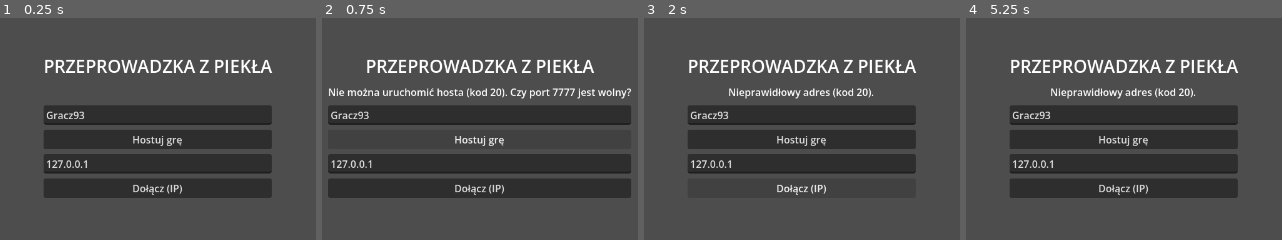
Above: before the commit, frames 1-4 (left to right).
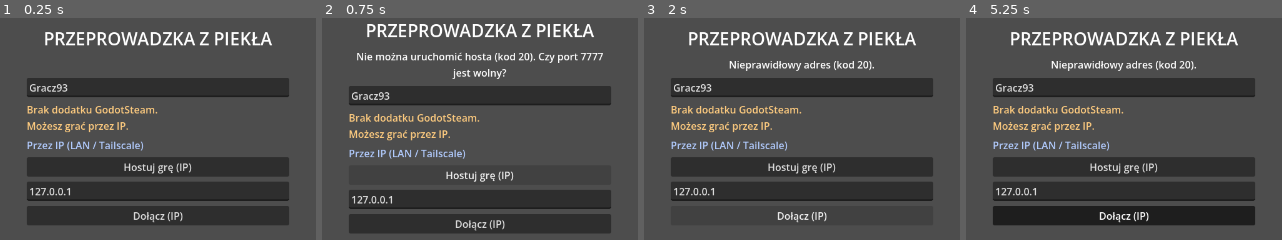
Above: after the commit, the same moments.

Repository: DeKinght/twoguysonecouch
Game: Godot game, scene res://ui/main_menu.tscn
The game is run twice, just before and just after one commit, with the same random seed, the same clock (stepped at 60 frames per second) and the same inputs.
Inputs (mouse positions are in pixels of both pictures, inside the frame that each line leads up to):
- Up to frame 1 (0.25 s): no input
- Up to frame 2 (0.75 s): click "Hostuj grę" (after the commit: "Hostuj grę (IP)") at 0.5 s
- Up to frame 3 (2 s): click "Dołącz (IP)" at 1.25 s
- Up to frame 4 (5.25 s): click "Dołącz (IP)" at 2 s; tap Enter at 2.75, 4.25 s; move the mouse to (outside the picture) at 2.77 s; hold D (move_right) 2.78-3.53 s; hold Ctrl (crouch) 2.78-3.53 s; click (outside the picture) at 2.92 s; tap Space (jump) at 3.02, 3.5, 3.77, 5 s; move the mouse to (outside the picture) at 3.52 s; hold S (move_back) 3.53-4.28 s; click (outside the picture) at 3.6 s; move the mouse to (1203, 26) at 4.27 s; hold D (move_right) 4.28-5.03 s; tap B (shove) at 4.35 s; move the mouse to (1082, 215) at 5.02 s; hold W (move_forward) from 5.03 s (still down); tap Shift (sprint) at 5.1 s; click (1082, 215) at 5.17 s

The runs differ from the first frame. In frame 1, 37% of the frame differs, in the area x 8-92%, y 6-94%; in frame 2, 42%, in the area x 1-98%, y 2-97%; in frame 3, 30%; in frame 4, 38%.

Commit message:
Add Steam multiplayer transport (GodotSteam + SteamMultiplayerPeer)
- Net: Steam init (test App ID 480), lobby create/join/list, Steam peer
  alongside ENet; falls back to IP when Steam is unavailable
- Menu: Steam host/join (list, by ID, invite) next to IP join
- Addons are git-ignored (large binaries); download them separately

Co-Authored-By: Claude Sonnet 5.5 <noreply@anthropic.com>

Diff:
--- a/scripts/net/net.gd
+++ b/scripts/net/net.gd
@@ -1,14 +1,17 @@
 extends Node
-## Autoload "Net": połączenie ENet (host-klient), lista graczy w lobby, start gry.
+## Autoload "Net": połączenie (ENet po IP LUB Steam), lobby, lista graczy, start gry.
 ##
-## Cała reszta gry pyta o sieć przez ten węzeł i przez wbudowane `multiplayer`.
-## Przy późniejszym dodaniu GodotSteam wymienia się tylko host_game()/join_game()
-## (inny MultiplayerPeer) - reszta kodu zostaje bez zmian.
+## Reszta gry zna tylko wbudowane `multiplayer` - transport jest wymienny.
+## Steam: lobby tworzy/znajduje GodotSteam, a właściwe połączenie (RPC, spawner,
+## synchronizatory) niesie SteamMultiplayerPeer. Do GodotSteam odwołujemy się
+## dynamicznie (Engine.get_singleton), więc gra działa też, gdy Steam jest niedostępny.
 
 signal player_list_changed
 signal connected                  ## klient połączył się z hostem
 signal connection_failed
 signal disconnected_from_host
+signal lobby_ready                ## host Steam utworzył lobby
+signal lobby_list_received(lobbies: Array)  ## [{id, name, members}]
 signal peer_left(peer_id: int)    ## tylko host
 signal peer_ready(peer_id: int)   ## tylko host: peer wczytał poziom
 signal all_ready                  ## tylko host: wszyscy wczytali poziom
@@ -17,6 +20,18 @@
 const MAX_PLAYERS: int = 3
 const MENU_SCENE: String = "res://ui/main_menu.tscn"
 const LEVEL_SCENE: String = "res://scenes/levels/block.tscn"
+
+## 480 = publiczny testowy App ID Valve ("Spacewar"). Do testów bez wydawania gry.
+const STEAM_APP_ID: int = 480
+## Znacznik w danych lobby - odfiltrowuje lobby innych gier na tym samym App ID.
+const LOBBY_TAG: String = "przeprowadzka-z-piekla-v1"
+
+# Stałe Steama (liczby, bo odwołujemy się do singletona dynamicznie).
+const LOBBY_TYPE_PUBLIC: int = 2
+const LOBBY_COMPARISON_EQUAL: int = 0
+const LOBBY_DISTANCE_WORLDWIDE: int = 3
+const ENTER_RESPONSE_SUCCESS: int = 1
+const RESULT_OK: int = 1
 
 ## Blokuje sterowanie (np. gdy widać ekran podsumowania).
 var input_locked: bool = false
@@ -29,7 +44,14 @@
 var game_started: bool = false
 var ready_peers: Array[int] = []
 
+## Steam
+var steam: Object = null          ## singleton GodotSteam albo null
+var steam_ready: bool = false
+var steam_status: String = ""     ## powód niedostępności Steama (do pokazania w menu)
+var lobby_id: int = 0
+
 var _all_ready_emitted: bool = false
+var _joining_lobby: bool = false
 
 
 func _ready() -> void:
@@ -38,9 +60,43 @@
 	multiplayer.connected_to_server.connect(_on_connected_to_server)
 	multiplayer.connection_failed.connect(_on_connection_failed)
 	multiplayer.server_disconnected.connect(_on_server_disconnected)
-
-
-# --- Łączenie -----------------------------------------------------------------
+	_init_steam()
+
+
+func _process(_delta: float) -> void:
+	if steam != null:
+		steam.run_callbacks()
+
+
+# --- Steam: start -------------------------------------------------------------------
+
+func _init_steam() -> void:
+	if not Engine.has_singleton("Steam"):
+		steam_status = "Brak dodatku GodotSteam."
+		return
+	if not ClassDB.class_exists("SteamMultiplayerPeer"):
+		steam_status = "Brak dodatku SteamMultiplayerPeer (zrestartuj edytor)."
+		return
+
+	OS.set_environment("SteamAppId", str(STEAM_APP_ID))
+	OS.set_environment("SteamGameId", str(STEAM_APP_ID))
+	var api: Object = Engine.get_singleton("Steam")
+	var result: Dictionary = api.steamInitEx()
+	if int(result.get("status", 1)) != 0:
+		steam_status = "Steam niedostępny: %s" % str(result.get("verbal", "nieznany błąd"))
+		return
+
+	steam = api
+	steam_ready = true
+	local_name = str(steam.getPersonaName())
+	steam.connect("lobby_created", _on_lobby_created)
+	steam.connect("lobby_joined", _on_lobby_joined)
+	steam.connect("lobby_match_list", _on_lobby_match_list)
+	steam.connect("join_requested", _on_join_requested)
+	steam.initRelayNetworkAccess()
+
+
+# --- Łączenie: ENet po IP -------------------------------------------------------------
 
 func host_game(port: int = DEFAULT_PORT) -> Error:
 	var peer := ENetMultiplayerPeer.new()
@@ -62,10 +118,109 @@
 	return OK
 
 
+# --- Łączenie: Steam ------------------------------------------------------------------
+
+## Host: tworzy lobby Steam; dalej zajmuje się nim _on_lobby_created.
+func host_game_steam() -> bool:
+	if not steam_ready:
+		return false
+	steam.createLobby(LOBBY_TYPE_PUBLIC, MAX_PLAYERS)
+	return true
+
+
+## Klient: dołącza do lobby; dalej zajmuje się nim _on_lobby_joined.
+func join_lobby(id: int) -> bool:
+	if not steam_ready or id <= 0:
+		return false
+	_joining_lobby = true
+	steam.joinLobby(id)
+	return true
+
+
+func request_lobby_list() -> void:
+	if not steam_ready:
+		return
+	steam.addRequestLobbyListStringFilter("game", LOBBY_TAG, LOBBY_COMPARISON_EQUAL)
+	steam.addRequestLobbyListDistanceFilter(LOBBY_DISTANCE_WORLDWIDE)
+	steam.requestLobbyList()
+
+
+## Otwiera nakładkę Steam z zaproszeniem znajomych (nie działa przy uruchomieniu z edytora).
+func invite_friends() -> void:
+	if steam_ready and lobby_id != 0:
+		steam.activateGameOverlayInviteDialog(lobby_id)
+
+
+func _on_lobby_created(result: int, new_lobby_id: int) -> void:
+	if result != RESULT_OK:
+		status_message = "Nie udało się utworzyć lobby Steam (kod %d)." % result
+		connection_failed.emit()
+		return
+	lobby_id = new_lobby_id
+	steam.setLobbyJoinable(lobby_id, true)
+	steam.setLobbyData(lobby_id, "game", LOBBY_TAG)
+	steam.setLobbyData(lobby_id, "host_name", local_name)
+
+	var peer: MultiplayerPeer = ClassDB.instantiate("SteamMultiplayerPeer")
+	var err: Error = peer.create_host(0)
+	if err != OK:
+		steam.leaveLobby(lobby_id)
+		lobby_id = 0
+		status_message = "Nie udało się uruchomić hosta Steam (kod %d)." % err
+		connection_failed.emit()
+		return
+	multiplayer.multiplayer_peer = peer
+	names = {1: local_name}
+	player_list_changed.emit()
+	lobby_ready.emit()
+
+
+func _on_lobby_joined(joined_lobby_id: int, _permissions: int, _locked: bool, response: int) -> void:
+	if not _joining_lobby:
+		return  # to samo zdarzenie dostaje host po utworzeniu lobby
+	_joining_lobby = false
+	if response != ENTER_RESPONSE_SUCCESS:
+		status_message = "Nie udało się dołączyć do lobby (kod %d)." % response
+		connection_failed.emit()
+		return
+	lobby_id = joined_lobby_id
+	var host_steam_id: int = int(steam.getLobbyOwner(joined_lobby_id))
+	var peer: MultiplayerPeer = ClassDB.instantiate("SteamMultiplayerPeer")
+	var err: Error = peer.create_client(host_steam_id, 0)
+	if err != OK:
+		steam.leaveLobby(lobby_id)
+		lobby_id = 0
+		status_message = "Nie udało się połączyć z hostem Steam (kod %d)." % err
+		connection_failed.emit()
+		return
+	multiplayer.multiplayer_peer = peer  # dalej: connected_to_server -> rejestracja nazwy
+
+
+func _on_lobby_match_list(lobbies: Array) -> void:
+	var list: Array = []
+	for id in lobbies:
+		list.append({
+			"id": int(id),
+			"name": str(steam.getLobbyData(id, "host_name")),
+			"members": int(steam.getNumLobbyMembers(id)),
+		})
+	lobby_list_received.emit(list)
+
+
+## Znajomy kliknął "Dołącz do gry" w nakładce Steam.
+func _on_join_requested(requested_lobby_id: int, _friend_steam_id: int) -> void:
+	if multiplayer.multiplayer_peer is OfflineMultiplayerPeer:
+		join_lobby(requested_lobby_id)
+
+
 func leave() -> void:
 	if multiplayer.multiplayer_peer != null:
 		multiplayer.multiplayer_peer.close()
 	multiplayer.multiplayer_peer = OfflineMultiplayerPeer.new()
+	if steam != null and lobby_id != 0:
+		steam.leaveLobby(lobby_id)
+	lobby_id = 0
+	_joining_lobby = false
 	names.clear()
 	players.clear()
 	ready_peers.clear()
@@ -77,7 +232,7 @@
 	return names.get(peer_id, "Gracz %d" % peer_id)
 
 
-# --- Rejestr postaci ----------------------------------------------------------
+# --- Rejestr postaci ----------------------------------------------------------------
 
 func register_player(player: Node) -> void:
 	players[player.get_multiplayer_authority()] = player
@@ -93,12 +248,14 @@
 	return players.get(peer_id) as Player
 
 
-# --- Start gry ----------------------------------------------------------------
+# --- Start gry ----------------------------------------------------------------------
 
 ## Tylko host.
 func start_game() -> void:
 	if not multiplayer.is_server() or game_started:
 		return
+	if steam != null and lobby_id != 0:
+		steam.setLobbyJoinable(lobby_id, false)  # nikt nowy nie dołączy w trakcie gry
 	_rpc_load_level.rpc()
 
 
@@ -120,6 +277,8 @@
 ## Tylko host: wszyscy wracają do lobby (połączenie zostaje).
 func return_to_lobby() -> void:
 	if multiplayer.is_server():
+		if steam != null and lobby_id != 0:
+			steam.setLobbyJoinable(lobby_id, true)
 		_rpc_back_to_lobby.rpc()
 
 
@@ -154,7 +313,7 @@
 		all_ready.emit()
 
 
-# --- Lista graczy -------------------------------------------------------------
+# --- Lista graczy -------------------------------------------------------------------
 
 @rpc("any_peer", "call_remote", "reliable")
 func _rpc_register_name(player_name: String) -> void:
@@ -170,7 +329,7 @@
 	player_list_changed.emit()
 
 
-# --- Zdarzenia sieci ----------------------------------------------------------
+# --- Zdarzenia sieci ----------------------------------------------------------------
 
 func _on_peer_connected(id: int) -> void:
 	if multiplayer.is_server() and game_started:
--- a/ui/main_menu.gd
+++ b/ui/main_menu.gd
@@ -1,15 +1,20 @@
 extends Control
-## Menu: Host / Join (IP) -> lobby z listą graczy -> Start (tylko host).
+## Menu: Host / Join (Steam albo IP) -> lobby z listą graczy -> Start (tylko host).
 ## Interfejs budowany w kodzie.
 
 var _name_edit: LineEdit
 var _ip_edit: LineEdit
+var _lobby_id_edit: LineEdit
+var _lobby_list: ItemList
+var _lobby_ids: Array[int] = []
 var _status: Label
 var _main_box: VBoxContainer
 var _lobby_box: VBoxContainer
 var _players_label: Label
 var _start_button: Button
 var _wait_label: Label
+var _steam_box: HBoxContainer
+var _lobby_code_label: Label
 
 
 func _ready() -> void:
@@ -21,7 +26,7 @@
 	add_child(center)
 
 	var root := VBoxContainer.new()
-	root.custom_minimum_size = Vector2(360, 0)
+	root.custom_minimum_size = Vector2(420, 0)
 	root.add_theme_constant_override("separation", 10)
 	center.add_child(root)
 
@@ -33,6 +38,7 @@
 
 	_status = Label.new()
 	_status.horizontal_alignment = HORIZONTAL_ALIGNMENT_CENTER
+	_status.autowrap_mode = TextServer.AUTOWRAP_WORD_SMART
 	root.add_child(_status)
 
 	_build_main_box(root)
@@ -40,7 +46,9 @@
 
 	Net.player_list_changed.connect(_refresh_lobby)
 	Net.connected.connect(_show_lobby)
+	Net.lobby_ready.connect(_show_lobby)
 	Net.connection_failed.connect(_on_connection_failed)
+	Net.lobby_list_received.connect(_fill_lobby_list)
 
 	_status.text = Net.status_message
 	Net.status_message = ""
@@ -49,6 +57,8 @@
 	# Powrót z gry: połączenie nadal trwa, więc od razu pokazujemy lobby.
 	if not (multiplayer.multiplayer_peer is OfflineMultiplayerPeer):
 		_show_lobby()
+	elif Net.steam_ready:
+		Net.request_lobby_list()
 
 
 func _build_main_box(parent: Control) -> void:
@@ -58,11 +68,55 @@
 
 	_name_edit = LineEdit.new()
 	_name_edit.placeholder_text = "Twoja nazwa"
-	_name_edit.text = "Gracz%d" % randi_range(1, 99)
+	_name_edit.text = Net.local_name if Net.steam_ready else "Gracz%d" % randi_range(1, 99)
 	_main_box.add_child(_name_edit)
 
+	# --- Steam ---
+	if Net.steam_ready:
+		_main_box.add_child(_heading("Steam"))
+		var host_steam := Button.new()
+		host_steam.text = "Hostuj grę (Steam)"
+		host_steam.pressed.connect(_on_host_steam_pressed)
+		_main_box.add_child(host_steam)
+
+		_lobby_list = ItemList.new()
+		_lobby_list.custom_minimum_size = Vector2(0, 90)
+		_lobby_list.item_activated.connect(func(_i: int) -> void: _on_join_selected_pressed())
+		_main_box.add_child(_lobby_list)
+
+		var row := HBoxContainer.new()
+		_main_box.add_child(row)
+		var refresh := Button.new()
+		refresh.text = "Odśwież listę"
+		refresh.pressed.connect(func() -> void: Net.request_lobby_list())
+		row.add_child(refresh)
+		var join_selected := Button.new()
+		join_selected.text = "Dołącz do wybranego"
+		join_selected.size_flags_horizontal = Control.SIZE_EXPAND_FILL
+		join_selected.pressed.connect(_on_join_selected_pressed)
+		row.add_child(join_selected)
+
+		var id_row := HBoxContainer.new()
+		_main_box.add_child(id_row)
+		_lobby_id_edit = LineEdit.new()
+		_lobby_id_edit.placeholder_text = "ID lobby od znajomego"
+		_lobby_id_edit.size_flags_horizontal = Control.SIZE_EXPAND_FILL
+		id_row.add_child(_lobby_id_edit)
+		var join_id := Button.new()
+		join_id.text = "Dołącz po ID"
+		join_id.pressed.connect(_on_join_by_id_pressed)
+		id_row.add_child(join_id)
+	else:
+		var info := Label.new()
+		info.text = Net.steam_status + "\nMożesz grać przez IP."
+		info.modulate = Color(1.0, 0.8, 0.5)
+		info.autowrap_mode = TextServer.AUTOWRAP_WORD_SMART
+		_main_box.add_child(info)
+
+	# --- IP ---
+	_main_box.add_child(_heading("Przez IP (LAN / Tailscale)"))
 	var host_button := Button.new()
-	host_button.text = "Hostuj grę"
+	host_button.text = "Hostuj grę (IP)"
 	host_button.pressed.connect(_on_host_pressed)
 	_main_box.add_child(host_button)
 
@@ -90,6 +144,21 @@
 	_players_label = Label.new()
 	_lobby_box.add_child(_players_label)
 
+	# Steam: ID lobby do przekazania znajomym + zaproszenia.
+	_steam_box = HBoxContainer.new()
+	_lobby_box.add_child(_steam_box)
+	_lobby_code_label = Label.new()
+	_lobby_code_label.size_flags_horizontal = Control.SIZE_EXPAND_FILL
+	_steam_box.add_child(_lobby_code_label)
+	var copy := Button.new()
+	copy.text = "Kopiuj ID"
+	copy.pressed.connect(func() -> void: DisplayServer.clipboard_set(str(Net.lobby_id)))
+	_steam_box.add_child(copy)
+	var invite := Button.new()
+	invite.text = "Zaproś"
+	invite.pressed.connect(func() -> void: Net.invite_friends())
+	_steam_box.add_child(invite)
+
 	_start_button = Button.new()
 	_start_button.text = "Start"
 	_start_button.pressed.connect(func() -> void: Net.start_game())
@@ -105,9 +174,50 @@
 	_lobby_box.add_child(back)
 
 
+func _heading(text: String) -> Label:
+	var label := Label.new()
+	label.text = text
+	label.modulate = Color(0.7, 0.8, 1.0)
+	return label
+
+
 func _apply_name() -> void:
 	var n: String = _name_edit.text.strip_edges()
 	Net.local_name = n if n != "" else "Gracz"
+
+
+# --- Przyciski ----------------------------------------------------------------------
+
+func _on_host_steam_pressed() -> void:
+	_apply_name()
+	if not Net.host_game_steam():
+		_status.text = "Steam jest niedostępny."
+		return
+	_status.text = "Tworzenie lobby Steam..."
+
+
+func _on_join_selected_pressed() -> void:
+	var selected: PackedInt32Array = _lobby_list.get_selected_items()
+	if selected.is_empty():
+		_status.text = "Wybierz lobby z listy."
+		return
+	_join_steam_lobby(_lobby_ids[selected[0]])
+
+
+func _on_join_by_id_pressed() -> void:
+	var text: String = _lobby_id_edit.text.strip_edges()
+	if not text.is_valid_int():
+		_status.text = "ID lobby to liczba."
+		return
+	_join_steam_lobby(text.to_int())
+
+
+func _join_steam_lobby(id: int) -> void:
+	_apply_name()
+	if Net.join_lobby(id):
+		_status.text = "Łączenie z lobby..."
+	else:
+		_status.text = "Nie można dołączyć do lobby."
 
 
 func _on_host_pressed() -> void:
@@ -138,6 +248,22 @@
 	_lobby_box.visible = false
 	_main_box.visible = true
 	_status.text = ""
+	if Net.steam_ready:
+		Net.request_lobby_list()
+
+
+# --- Odświeżanie widoku -----------------------------------------------------------------
+
+func _fill_lobby_list(lobbies: Array) -> void:
+	if _lobby_list == null:
+		return
+	_lobby_list.clear()
+	_lobby_ids.clear()
+	for l: Dictionary in lobbies:
+		_lobby_list.add_item("%s  (%d/%d)" % [l["name"], l["members"], Net.MAX_PLAYERS])
+		_lobby_ids.append(l["id"])
+	if lobbies.is_empty():
+		_lobby_list.add_item("(brak lobby - odśwież albo wpisz ID)", null, false)
 
 
 func _show_lobby() -> void:
@@ -156,3 +282,5 @@
 	var is_host: bool = multiplayer.is_server()
 	_start_button.visible = is_host
 	_wait_label.visible = not is_host
+	_steam_box.visible = Net.lobby_id != 0
+	_lobby_code_label.text = "ID lobby: %d" % Net.lobby_id
Not shown, added: steam_appid.txt
